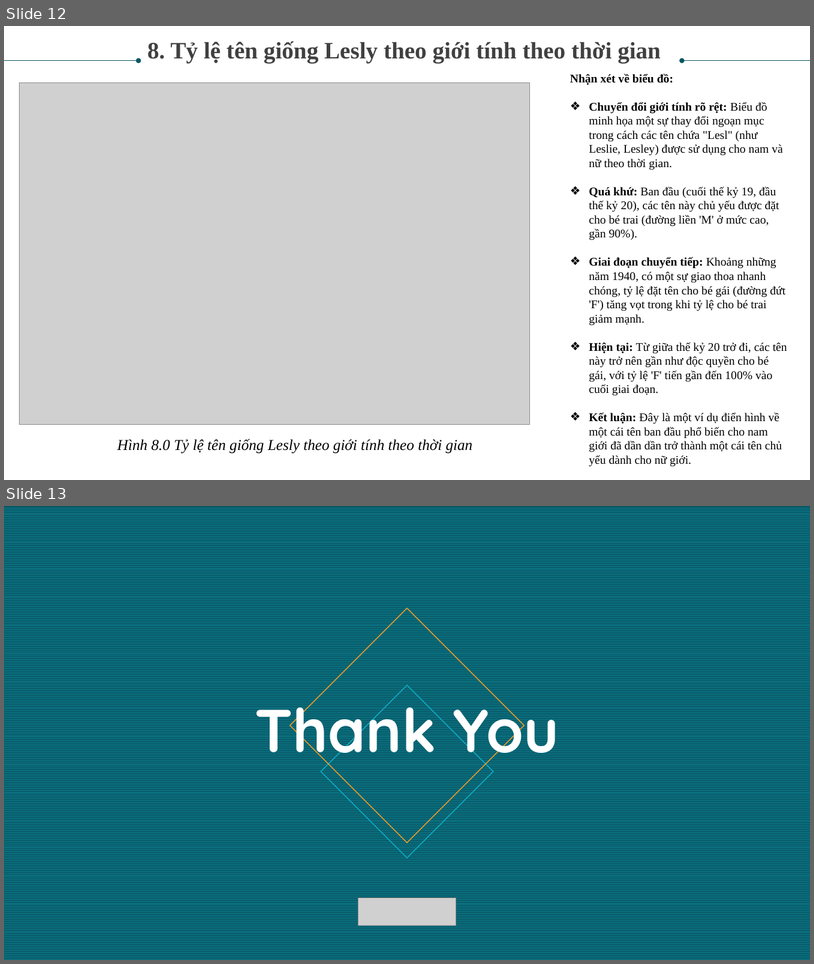
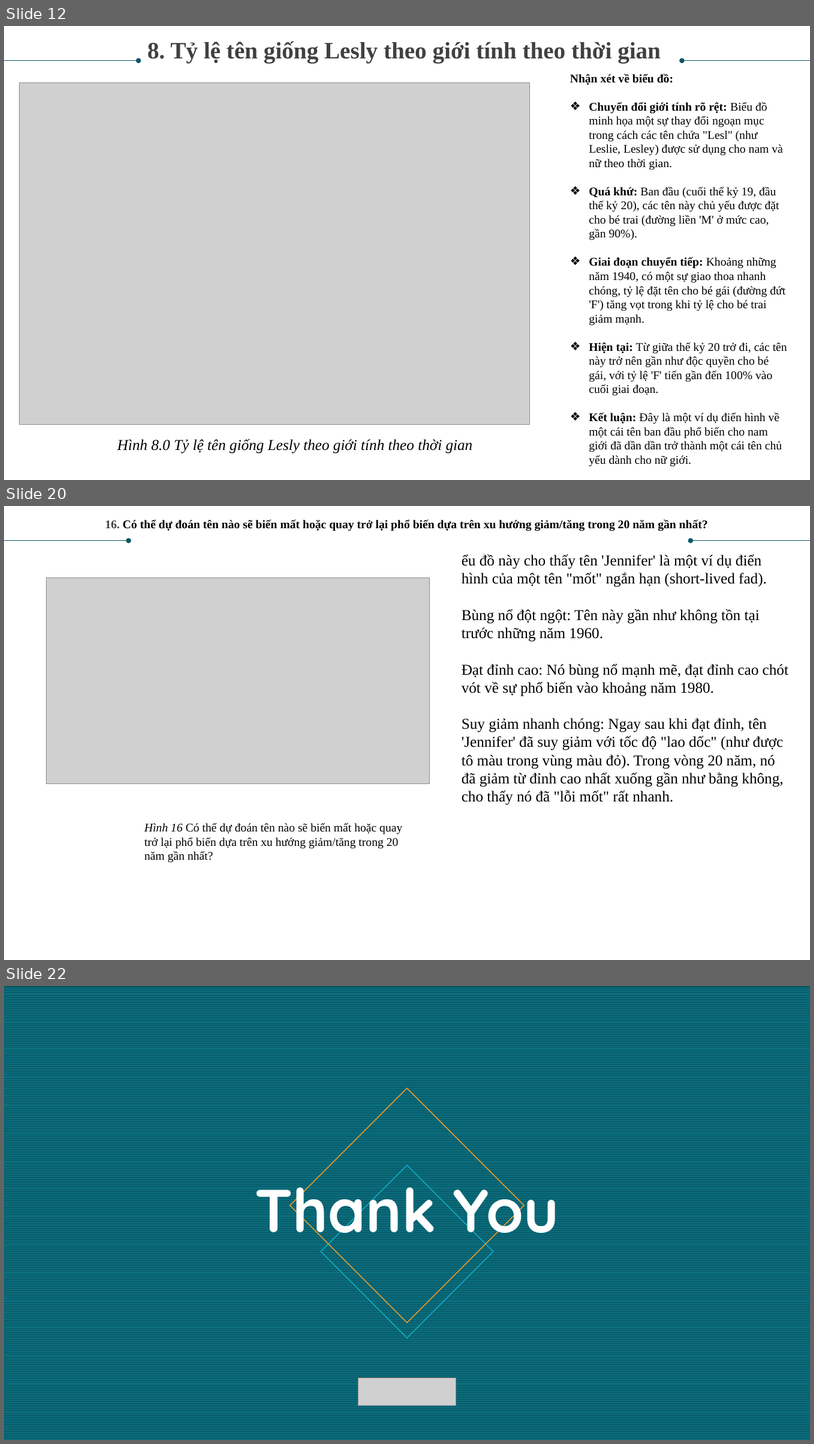
Before and after one commit to hungthehunter/data_analysis_personal, a slide deck: Lab02_Lê Nguyễn Quốc Hưng_3121410240/US_Baby_Names_1880-2010.pptx. Shown one above the other, each under a label of ours: slides 12 and 13 before the commit, slides 12, 20 and 22 after it; the slides between them are not shown. The pictures are 814x964 and 814x1444 pixels, drawn with LibreOffice and Linux fonts; fonts in the diff are those of the drawing; grey boxes stand for pictures. Boxes give left, top, right and bottom in pixels: in the first picture for what was removed or moved away, otherwise in the second. Text is boxed around its words. In the diff, an @@ line names an element or a change of style, - is before the commit and + after.

```diff
--- a/Lab02_Lê Nguyễn Quốc Hưng_3121410240/US_Baby_Names_1880-2010.pptx
+++ b/Lab02_Lê Nguyễn Quốc Hưng_3121410240/US_Baby_Names_1880-2010.pptx
@@ slide 20 added at box(4, 506, 810, 960), background #FFFFFF @@
@@ text added at box(105, 519, 708, 531), 14 pt, text #000000, bold @@
+16. Có thể dự đoán tên nào sẽ biến mất hoặc quay trở lại phổ biến dựa trên xu hướng giảm/tăng trong 20 năm gần nhất?
@@ arrow added from (4, 540) to (129, 540), #085764 0.5 pt @@
@@ arrow added from (810, 540) to (691, 540), #085764 0.5 pt @@
@@ text added at box(462, 554, 789, 805), 18 pt, text #000000 @@
+ểu đồ này cho thấy tên 'Jennifer' là một ví dụ điển hình của một tên "mốt" ngắn hạn (short-lived fad).
+Bùng nổ đột ngột: Tên này gần như không tồn tại trước những năm 1960.
+Đạt đỉnh cao: Nó bùng nổ mạnh mẽ, đạt đỉnh cao chót vót về sự phổ biến vào khoảng năm 1980.
+Suy giảm nhanh chóng: Ngay sau khi đạt đỉnh, tên 'Jennifer' đã suy giảm với tốc độ "lao dốc" (như được tô màu trong vùng màu đỏ). Trong vòng 20 năm, nó đã giảm từ đỉnh cao nhất xuống gần như bằng không, cho thấy nó đã "lỗi mốt" rất nhanh.
@@ picture added at box(47, 578, 429, 784) @@
@@ text added at box(144, 822, 402, 862), 14 pt, text #000000 @@
+Hình 16 Có thể dự đoán tên nào sẽ biến mất hoặc quay trở lại phổ biến dựa trên xu hướng giảm/tăng trong 20 năm gần nhất?
@@ what was slide 13 is now slide 22 @@
```
Also in this commit, not shown: 8 other slides added, 3 other files.
